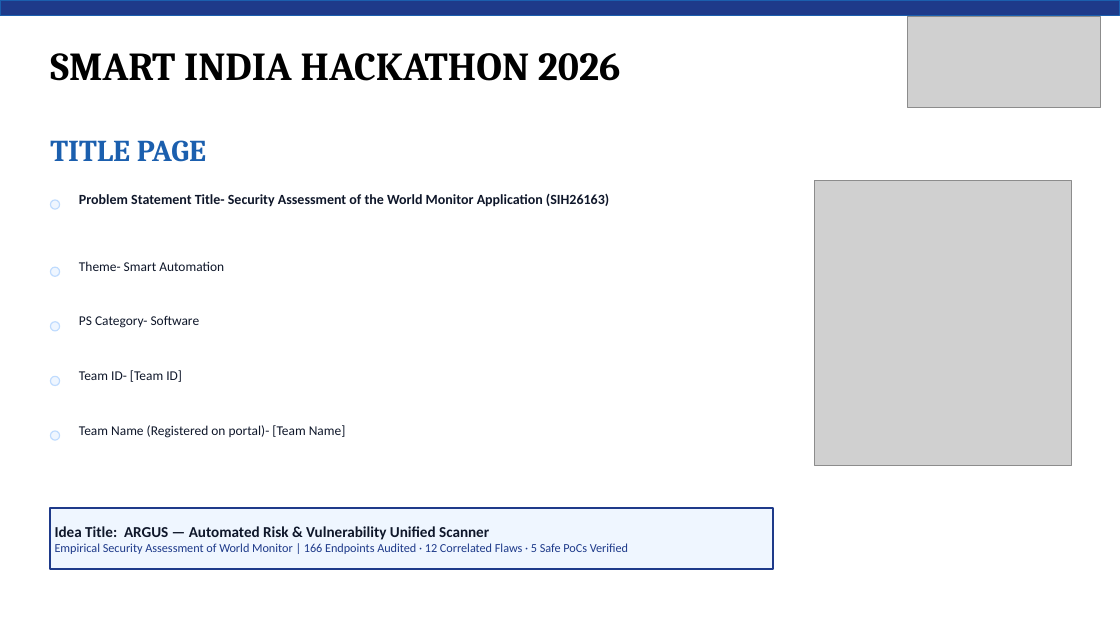
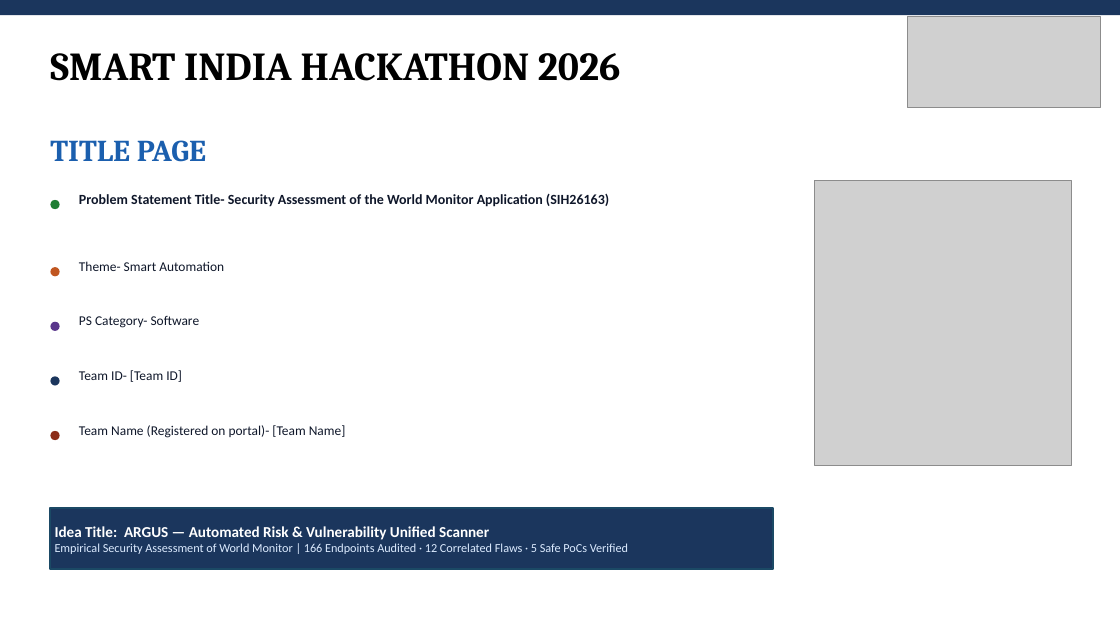
Before and after one commit to princeyadaviiit/argus-world-monitor, a slide deck: slide 1 of SIH26163_ARGUS_Idea_PPT_Color.pptx. Drawn at 1120x630 pixels with LibreOffice and Linux fonts; fonts in the diff are those of the drawing; grey boxes stand for pictures. Boxes give left, top, right and bottom in pixels: in the first picture for what was removed or moved away, otherwise in the second. Text is boxed around its words. In the diff, an @@ line names an element or a change of style, - is before the commit and + after.

Commit message:
style: apply rich reference image solid background box colors and high-contrast typography across all slides

```diff
--- a/SIH26163_ARGUS_Idea_PPT_Color.pptx
+++ b/SIH26163_ARGUS_Idea_PPT_Color.pptx
@@ rectangle at (0,0,1120,15): fill #1E3A8A to #1B365D; outline #1B5FAE 1 pt to none @@
@@ ellipse at (50,200,60,209): fill #EFF6FF to #1E7E34; outline #BFDBFE 1 pt to none @@
@@ ellipse at (50,267,60,276): fill #EFF6FF to #C05621; outline #BFDBFE 1 pt to none @@
@@ ellipse at (50,322,60,331): fill #EFF6FF to #5A378C; outline #BFDBFE 1 pt to none @@
@@ ellipse at (50,376,60,386): fill #EFF6FF to #1B365D; outline #BFDBFE 1 pt to none @@
@@ ellipse at (50,431,60,440): fill #EFF6FF to #8C2D19; outline #BFDBFE 1 pt to none @@
@@ text "Idea Title: ARGUS — Automated ..." at (55,526,628,554): text colour #0F172A to #FFFFFF in "Idea Title: ARGUS — Automated Risk & ..."; text colour #1E3A8A to #DBEAFE in "Empirical Security Assessment of World Monitor | ..." @@
@@ rectangle at (50,508,773,569): fill #EFF6FF to #1B365D; outline #1E3A8A 1.5 pt to #1B4965 1.5 pt @@
```
Also in this commit, not shown: 5 other slides changed, 2 other files.
